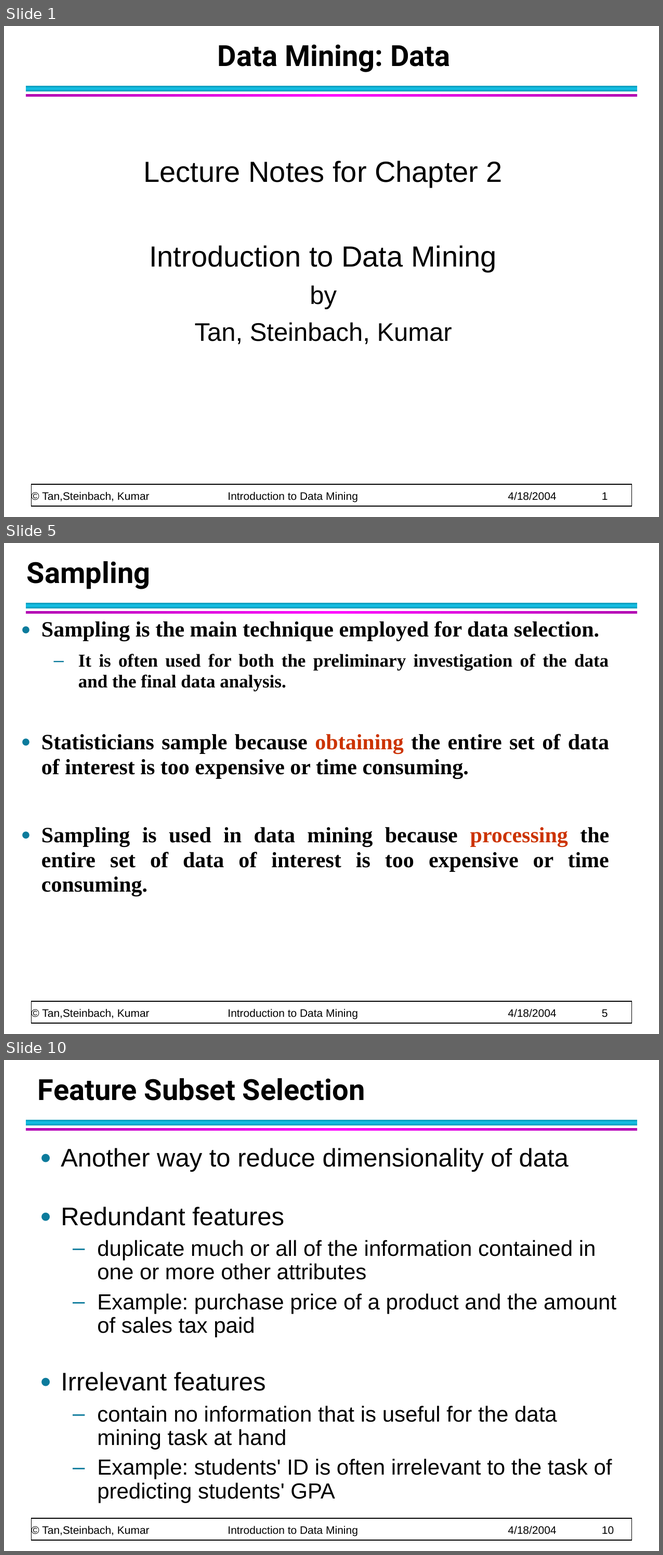
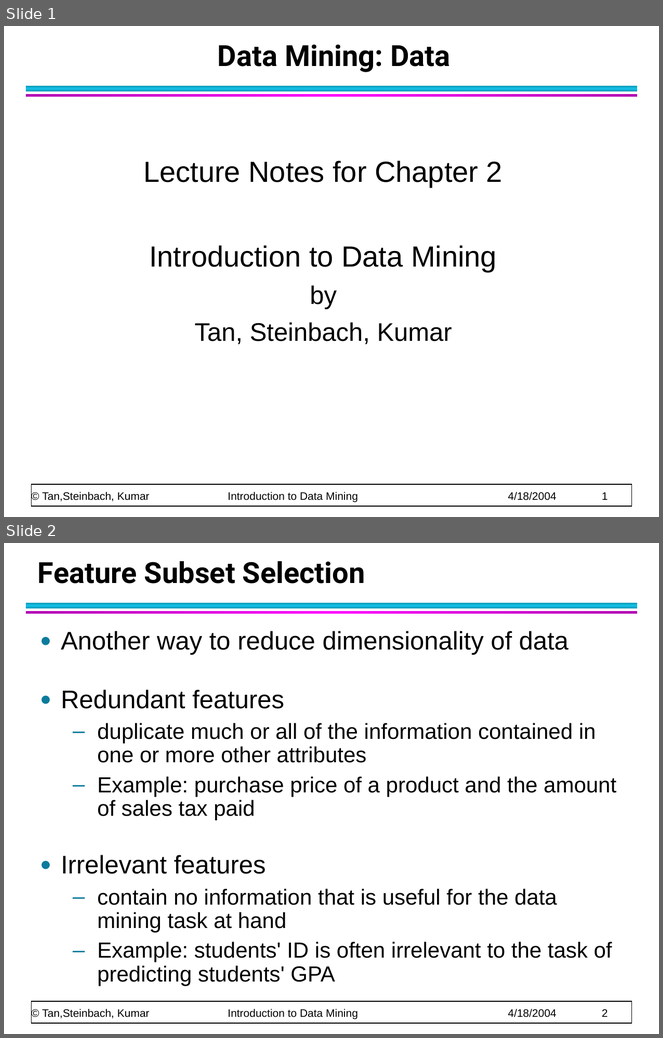
Before and after one commit to CMPT300/CMPT300.github.io, a slide deck: handouts/data/chap2_data_2.ppt. Shown one above the other, each under a label of ours: slides 1, 5 and 10 before the commit, slides 1 and 2 after it; the slides between them are not shown. The pictures are 663x1555 and 663x1038 pixels, drawn with LibreOffice and Linux fonts; fonts in the diff are those of the drawing. Boxes give left, top, right and bottom in pixels: in the first picture for what was removed or moved away, otherwise in the second. Text is boxed around its words. In the diff, an @@ line names an element or a change of style, - is before the commit and + after.

```diff
--- a/handouts/data/chap2_data_2.ppt
+++ b/handouts/data/chap2_data_2.ppt
@@ slide 5 removed at (x1=4, y1=543, x2=659, y2=1034), background #FFFFFF; not listed: 4 template elements that a slide beside it also shows @@
@@ title removed at (x1=27, y1=561, x2=150, y2=589) @@
-Sampling
@@ text removed at (x1=41, y1=621, x2=609, y2=897) @@
-● Sampling is the main technique employed for data selection.
-  – It is often used for both the preliminary investigation of the data and the final data analysis.
-● Statisticians sample because obtaining the entire set of data of interest is too expensive or time consuming.
-● Sampling is used in data mining because processing the entire set of data of interest is too expensive or time consuming.
@@ what was slide 10 is now slide 2 @@
@@ text at (x1=42, y1=1009, x2=608, y2=1020): text changed @@
-© Tan,Steinbach, Kumar Introduction to Data Mining 4/18/2004 10
+© Tan,Steinbach, Kumar Introduction to Data Mining 4/18/2004 2
```
Also in this commit, not shown: 1 slide changed, 9 slides added, 7 other slides removed, 2 other files.
